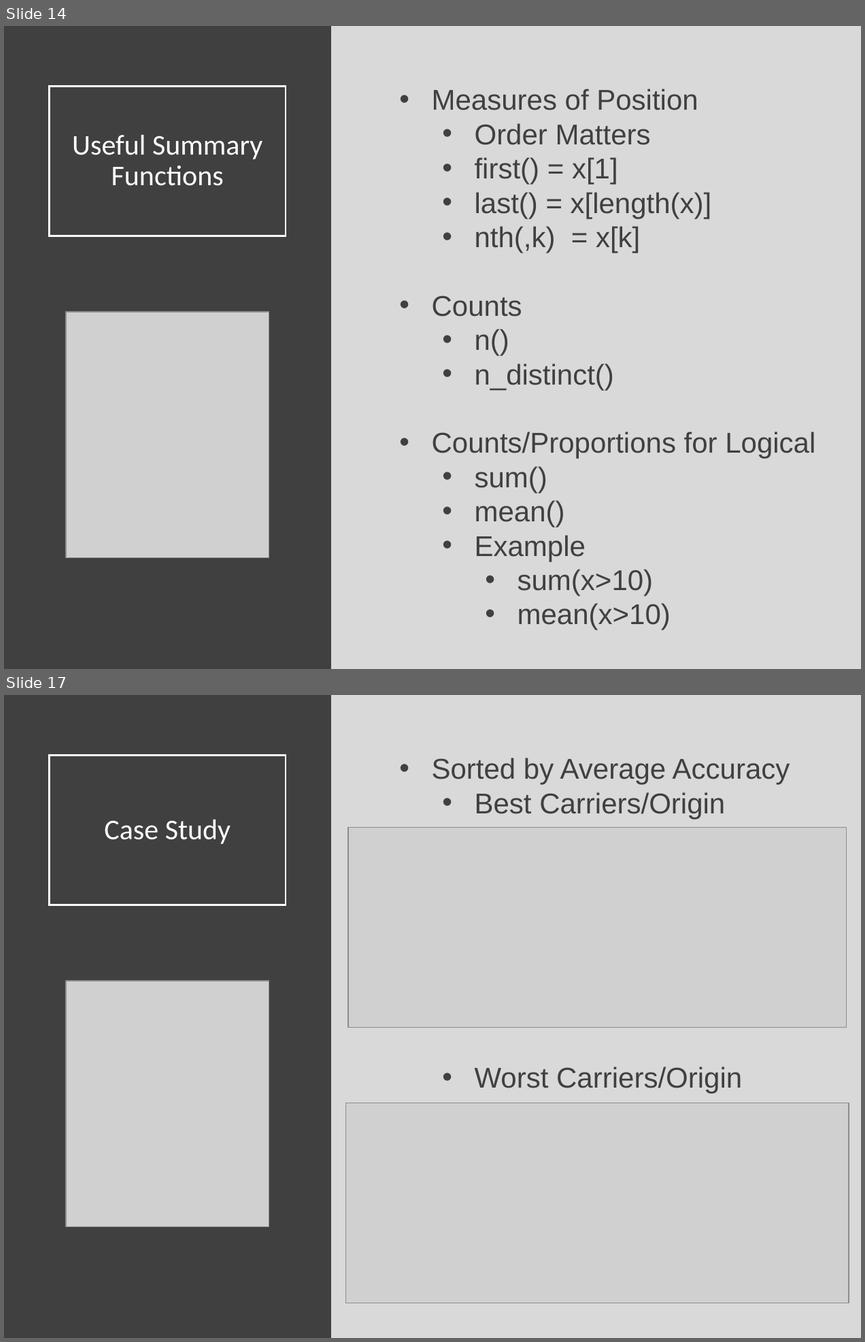
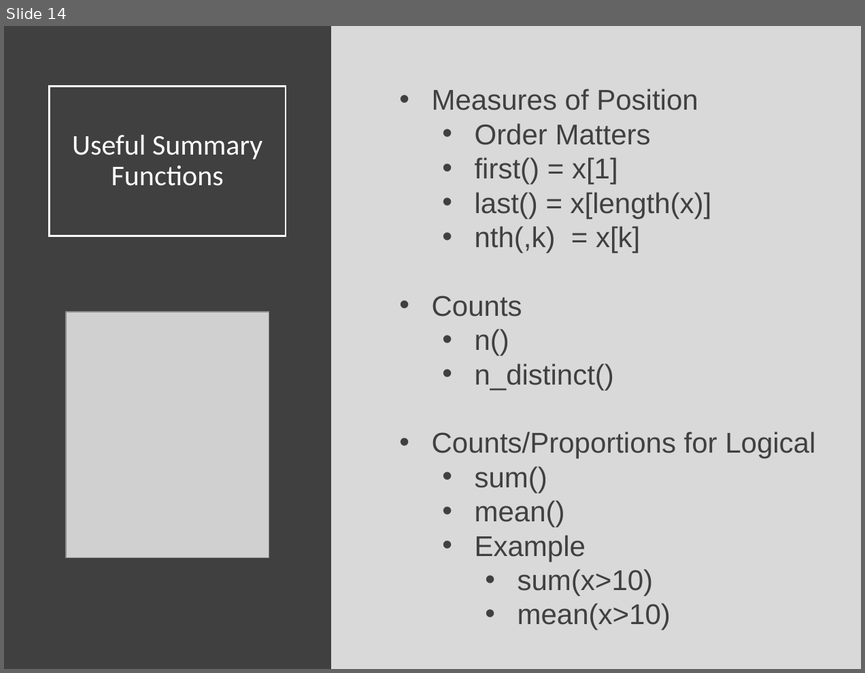
Before and after one commit to Yixf-Self/STOR320_WEBSITE, a slide deck: Lecture/Lecture 6/Lecture 6.pptx. Shown one above the other, each under a label of ours: slides 14 and 17 before the commit, slide 14 after it; the slides between them are not shown. The pictures are 865x1342 and 865x673 pixels, drawn with LibreOffice and Linux fonts; fonts in the diff are those of the drawing; grey boxes stand for pictures. Boxes give left, top, right and bottom in pixels: in the first picture for what was removed or moved away, otherwise in the second. Text is boxed around its words. In the diff, an @@ line names an element or a change of style, - is before the commit and + after.

```diff
--- a/Lecture/Lecture 6/Lecture 6.pptx
+++ b/Lecture/Lecture 6/Lecture 6.pptx
@@ slide 17 removed at bbox=[4, 695, 861, 1338], background #D9D9D9 @@
@@ rectangle removed at bbox=[4, 695, 331, 1338] @@
@@ title removed at bbox=[50, 755, 286, 905] @@
-Case Study
@@ text removed at bbox=[432, 758, 790, 1093] @@
-• Sorted by Average Accuracy
-  • Best Carriers/Origin
-  • Worst Carriers/Origin
@@ picture removed at bbox=[349, 827, 847, 1027] @@
@@ picture removed at bbox=[66, 981, 269, 1226] @@
@@ picture removed at bbox=[346, 1103, 849, 1302] @@
```
Also in this commit, not shown: 1 slide changed, 4 other slides removed, 19 other files.
